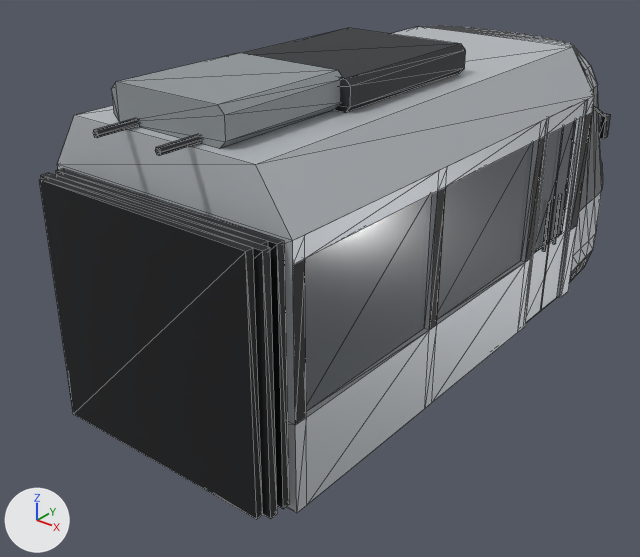
What one commit did to the glTF model assets/models/14t-a.glb.
Rendered twice from a camera (50 mm lens) standing at (4.65, -7.18, 4.82) and looking at (-0.44, -0.83, 0.88). The axes (+X, +Y, +Z) are drawn at lower left. The lights are the same throughout. The older version comes first. Mesh edges are drawn as thin lines. Vertices at exactly the same position are counted once.

Objects in the first picture: '14t-a'.
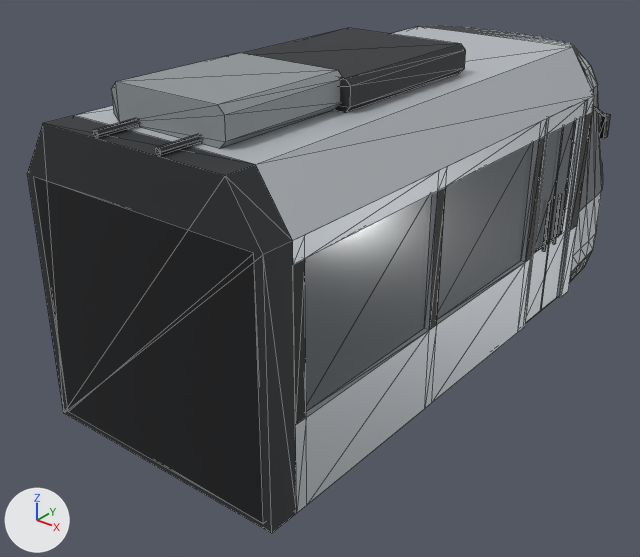
Boxes (x1, y1, x2, y2) around the edits, measured in the pictures (640 x 557 px; the box of a moved part takes in the faces that stretch with it):
'14t-a', reshaped
    before: (40, 26, 611, 519)
    after: (27, 26, 611, 533)
part 1 of me_14t_a, added (black)
    after: (34, 177, 264, 523)
part 2 of me_14t_a, deleted
    before: (56, 169, 289, 509)
part 3 of me_14t_a, deleted
    before: (56, 173, 268, 247)
part 4 of me_14t_a, moved or reshaped
    before: (41, 164, 297, 519)
    after: (27, 116, 297, 533)

Diff of the bpy script that builds the scene:
```diff
--- a/assets/models/14t-a.glb.py
+++ b/assets/models/14t-a.glb.py
@@ me_14t_a @@
 # used by ob_14t_a; location = (0.0, 0.0, 0.0)
-me_14t_a.from_pydata(...)  # 903 vertices, 1432 faces; spans x -1.28..1.28, y -3.47..3.47, z 0.0..3.3
+me_14t_a.from_pydata(...)  # 885 vertices, 1410 faces; spans x -1.28..1.28, y -3.48..3.47, z 0.0..3.3
+# me_14t_a part 1: a new loose piece, a box spanning x -1.15..1.15, y -3.477..-3.447, z 0.37..2.54, in mat_black (black #131518)
+# me_14t_a part 2: the loose piece of 8 vertices spanning x -1.16..1.16, y -3.27..-3.19, z 0.37..2.53 is deleted
+# me_14t_a part 3: the loose piece of 8 vertices spanning x -1.08..1.08, y -3.34..-3.27, z 0.37..2.53 is deleted
+# me_14t_a part 4
+# 8 vertices are removed from x -1.16..1.16, y -3.4..-3.34, z 0.37..2.53
+# 16 faces are deleted
+# 6 new vertices lie (0.0, -0.28, 0.0) away from vertices in x -1.23..1.23, y -3.19, z 0.32..3.0
+# 18 new faces join them, mat_trim (dark grey #2e3134)
+# other edits to the shape of me_14t_a do not show in these pictures
 me_14t_a.materials.append(mat_silver)
```
